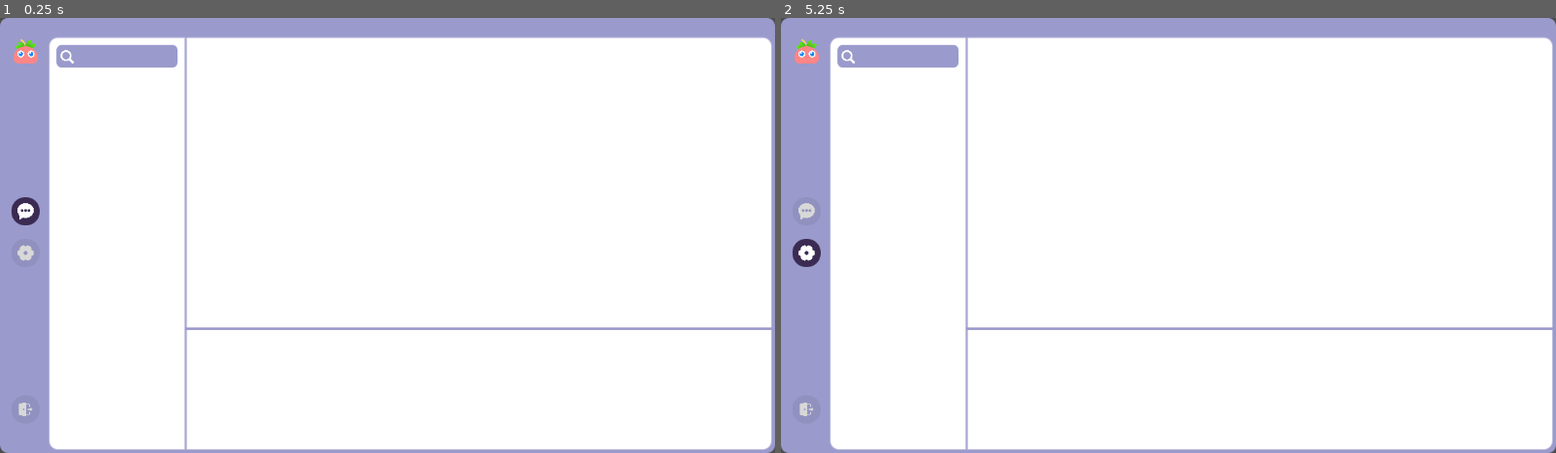
Above: before the commit, frames 1-2 (left to right).
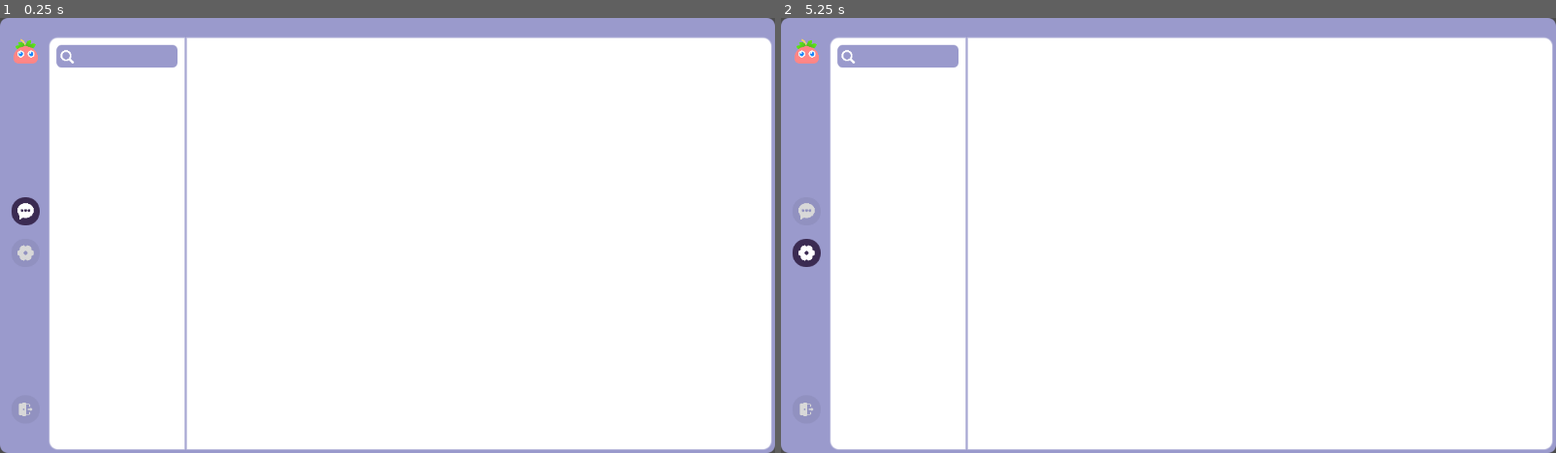
Above: after the commit, the same moments.

Repository: Song-Hong/spark
Game: Godot game, scene res://scenes/MainPage.tscn
Two runs of this game, one before a commit and one after it. Both use one fixed random seed, a clock stepped at 60 frames per second and the inputs below. This scene is started directly instead of the project's main scene.
Inputs (mouse positions are in pixels of both pictures, inside the frame that each line leads up to):
- Up to frame 1 (0.25 s): no input
- Up to frame 2 (5.25 s): click (804, 209) at 0.5 s; click (897, 57) at 1.25 s; click (804, 209) at 2 s; click (897, 57) at 2.75 s; click (804, 209) at 3.5 s; click (897, 57) at 4.25 s; click (804, 252) at 5 s

The runs differ from the first frame. In frame 1, 0.5% of the frame differs, in the area x 24-100%, y 71-72%; in frame 2, 0.5%.
Error in both runs: Invalid call. Nonexistent function 'append' in base 'Nil'. (res://SongG/ToolScripts/ItemBind.gd:11)

Commit message:
fix:bug fix

Diff:
--- a/Scripts/MainPage_Chats/Commands/chats_area_scroll_bar_lowest_command.gd
+++ b/Scripts/MainPage_Chats/Commands/chats_area_scroll_bar_lowest_command.gd
@@ -4,6 +4,5 @@
 
 #初始化
 func _init():
-	await Core.init.get_tree().process_frame
 	Blackboard.init.get_data("ChatContentScroll").get_v_scroll_bar().ratio = 1
 	exec_finshed()
--- a/Scripts/MainPage_Chats/MainPage_ChatsState.gd
+++ b/Scripts/MainPage_Chats/MainPage_ChatsState.gd
@@ -18,6 +18,15 @@
 		MainPage_ChatsState_FileComponent.new()
 	])
 
+#当显示聊天窗口时
+func start():
+	Blackboard.init.set_data("enable chat page",true)
+
+#当关闭聊天窗口时
+func exit():
+	Blackboard.init.set_data("enable chat page",false)
+
 #当流程切换时,清空全部
 func _on_process_change():
 	chat_state_components.clear()
+	Blackboard.init.del_data("enable chat page")
--- a/Scripts/MainPage_Chats/MainPage_ChatsState_FileComponent.gd
+++ b/Scripts/MainPage_Chats/MainPage_ChatsState_FileComponent.gd
@@ -13,6 +13,8 @@
 
 #当文件拖动导入
 func on_file_dropped(paths):
+	if Global.TargetID == 0:return
+	if !Blackboard.init.get_data("enable chat page"):return
 	for path in paths:
 		#创建消息类型
 		var md:MessageData
@@ -34,8 +36,6 @@
 		upload_file_to_server_command.new(save_path)
 		#创建消息气泡
 		create_chat_item_command.new(md)
-		#滚动消息
-		chats_area_scroll_bar_lowest_command.new()
 		#更新最后消息
 		update_friend_last_message_command.new(Global.TargetID,last_msg)
 		#存储当前消息
@@ -43,3 +43,6 @@
 		#发送消息
 		md.data = md.gen_only_id()+"."+file_type
 		send_md_command.new(md)
+		#滚动消息
+		await Core.init.get_tree().create_timer(0.1).timeout
+		chats_area_scroll_bar_lowest_command.new()
--- a/scenes/MainPage_ChatsPage.tscn
+++ b/scenes/MainPage_ChatsPage.tscn
@@ -1,10 +1,8 @@
-[gd_scene load_steps=20 format=3 uid="uid://lvgdw3te2pj2"]
+[gd_scene load_steps=18 format=3 uid="uid://lvgdw3te2pj2"]
 
 [ext_resource type="Script" path="res://SongG/ToolScripts/ItemBind.gd" id="2_0412h"]
 [ext_resource type="Texture2D" uid="uid://5co56ibkg0lp" path="res://Assets/Icon/search_white.svg" id="3_7hjx1"]
-[ext_resource type="PackedScene" uid="uid://c1k4jbkxon534" path="res://scenes/prefabs/img_item.tscn" id="3_g4i17"]
 [ext_resource type="ButtonGroup" uid="uid://c087wss6fec0u" path="res://Scripts/MainPage_Chats/friend_item_group.tres" id="3_stcwc"]
-[ext_resource type="Texture2D" uid="uid://0qiif5luvrog" path="res://Assets/Logo/截屏2024-11-29 10.18.02.png" id="4_vcntj"]
 [ext_resource type="Texture2D" uid="uid://dq2t5geycnvr6" path="res://Assets/Icon/emoji_icon.png" id="4_wmc0r"]
 
 [sub_resource type="StyleBoxFlat" id="StyleBoxFlat_su6wl"]
@@ -135,6 +133,7 @@
 theme_override_styles/panel = SubResource("StyleBoxFlat_tavsm")
 
 [node name="ChatPanel" type="MarginContainer" parent="Content"]
+visible = false
 layout_mode = 2
 theme_override_constants/margin_left = 8
 theme_override_constants/margin_top = 8
@@ -173,13 +172,6 @@
 size_flags_vertical = 3
 theme_override_constants/separation = 26
 script = ExtResource("2_0412h")
-
-[node name="img_item" parent="Content/ChatPanel/VBoxContainer/ChatContentScroll/MarginContainer/ChatContentArea" instance=ExtResource("3_g4i17")]
-visible = false
-custom_minimum_size = Vector2(0, 0)
-layout_mode = 2
-texture = ExtResource("4_vcntj")
-expand_mode = 1
 
 [node name="Tools" type="HBoxContainer" parent="Content/ChatPanel/VBoxContainer"]
 visible = false
